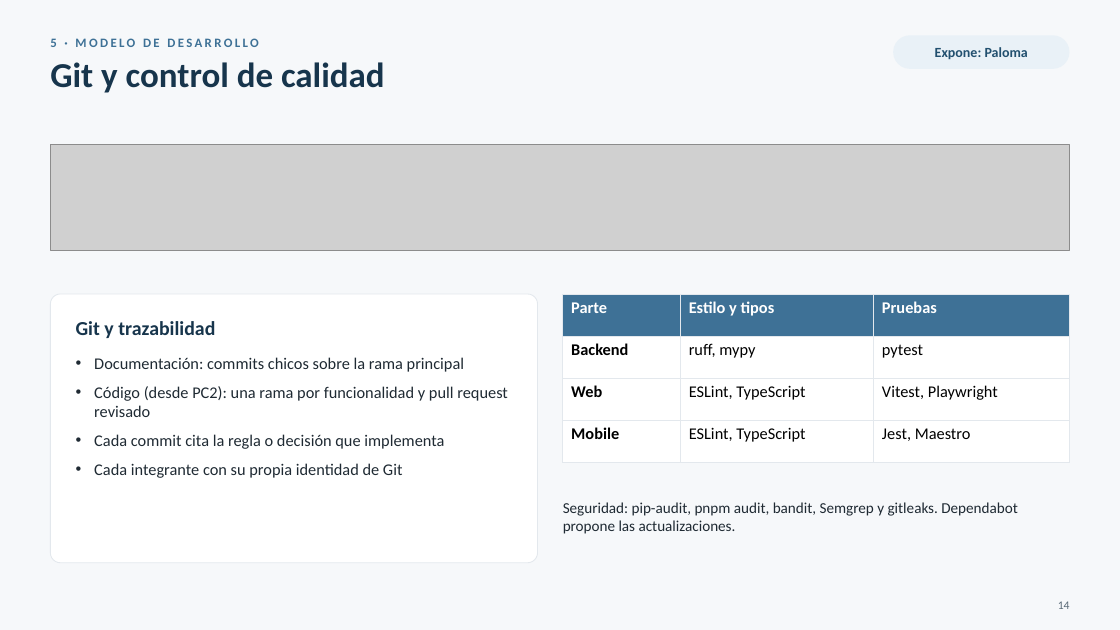
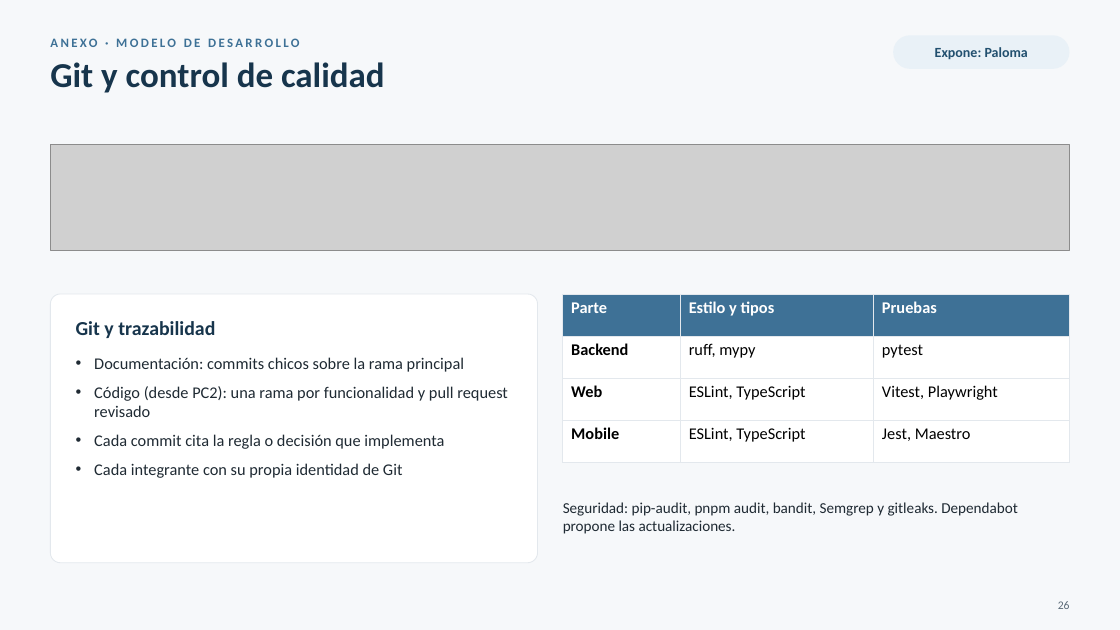
Before and after one commit to FranLuciano04/Vault-Rumbo, a slide deck: slide 26 of 07-Entregables/PC1/Rumbo — PC1 (presentación).pptx (slide 14 before the commit). Drawn at 1120x630 pixels with LibreOffice and Linux fonts; fonts in the diff are those of the drawing; grey boxes stand for pictures. Boxes give left, top, right and bottom in pixels: in the first picture for what was removed or moved away, otherwise in the second. Text is boxed around its words. In the diff, an @@ line names an element or a change of style, - is before the commit and + after.

```diff
--- a/07-Entregables/PC1/Rumbo — PC1 (presentación).pptx
+++ b/07-Entregables/PC1/Rumbo — PC1 (presentación).pptx
@@ text at [50, 38, 299, 47]: text changed @@
-5 · MODELO DE DESARROLLO
+ANEXO · MODELO DE DESARROLLO
@@ text at [1058, 601, 1070, 609]: text changed @@
-14
+26
```
Also in this commit, not shown: 21 other slides changed, 4 slides added, 1 slide removed, 10 other files.
